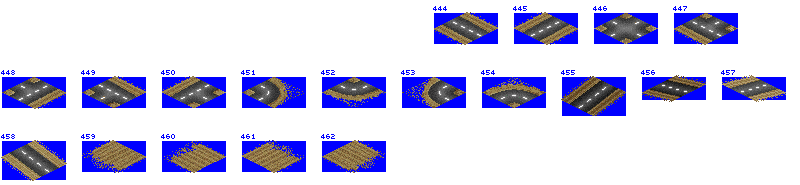
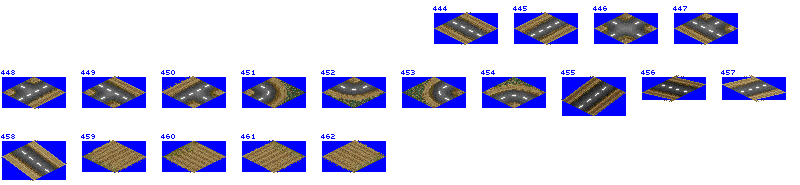
Revision of a layered 800×185 image; what changed, layer by layer:
added layer "copy" above "bluscreen" over [left=13, top=16, right=734, bottom=161]
painted on "bluscreen" over [left=2, top=13, right=786, bottom=180]
